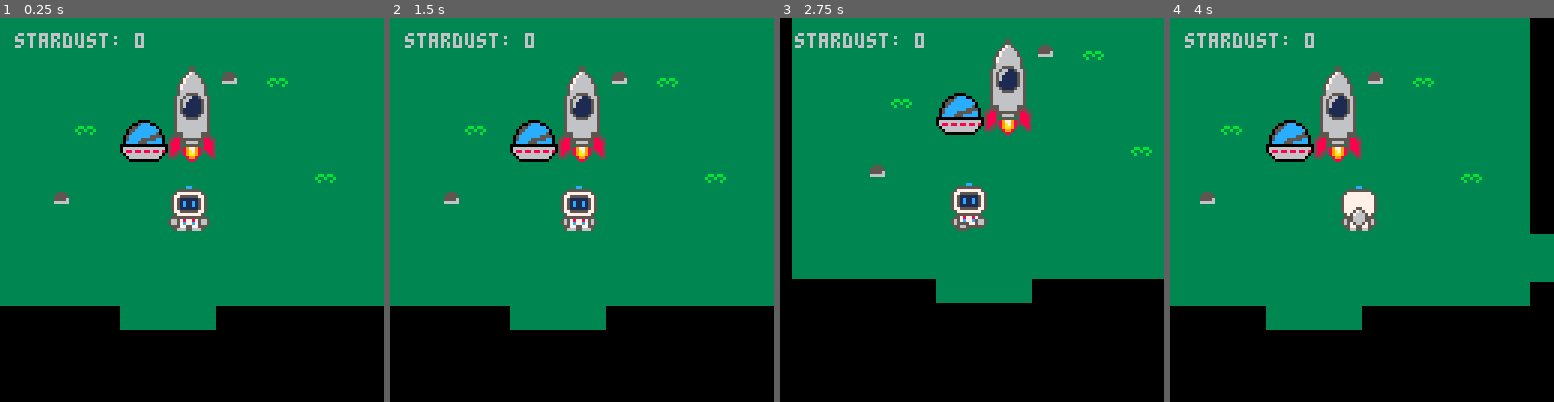
Above: before the commit, frames 1-4 (left to right).
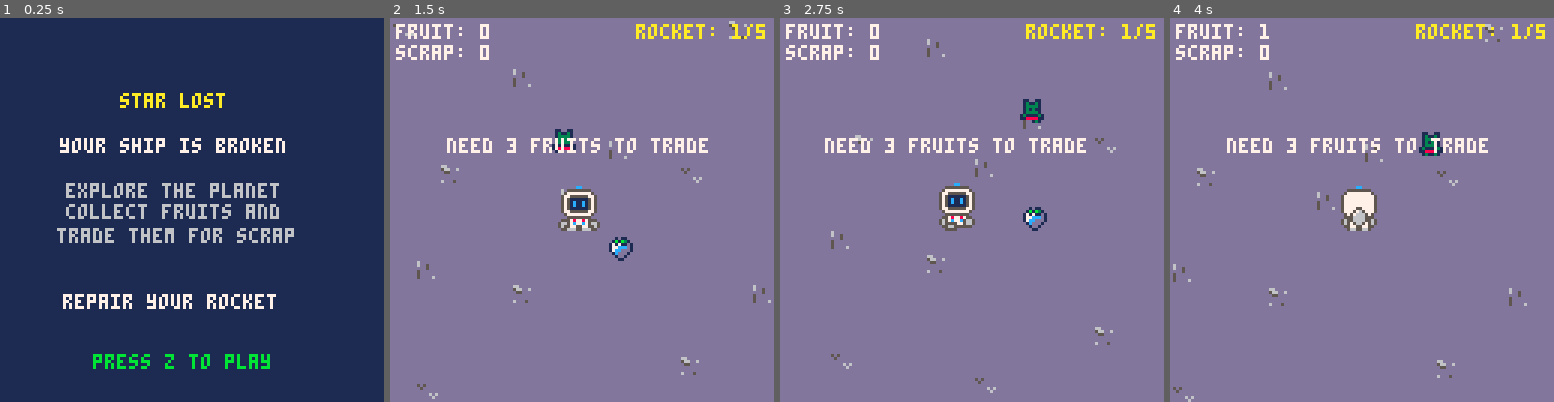
Above: after the commit, the same moments.

Repository: Hallow303/Starlost
Game: PICO-8 cartridge starlost.p8
Two runs of this game, one before a commit and one after it. Both use one fixed random seed, a clock stepped at 60 frames per second and the inputs below.
Inputs:
- Up to frame 1 (0.25 s): no input
- Up to frame 2 (1.5 s): tap O (Z key) at 0.33, 0.7, 1.43 s; tap X (X key) at 1.07 s
- Up to frame 3 (2.75 s): hold Left 1.97-2.37 s; tap X (X key) at 2.07, 2.4, 2.73 s; tap O (Z key) at 2.22 s; hold Down from 2.42 s (still down)
- Up to frame 4 (4 s): release Down at 2.82 s; hold Right 2.87-3.53 s; tap X (X key) at 3.07, 3.4, 3.73 s; tap O (Z key) at 3.1, 3.98 s; hold Up from 3.58 s (still down)

The runs differ from the first frame. In frame 1, 100% of the frame differs, in the area x 0-100%, y 0-100%; in frame 2, 99%; in frame 3, 100%; in frame 4, 99%.

Commit message:
New Update
Add mecanics

Diff:
--- a/starlost.p8
+++ b/starlost.p8
@@ -2,123 +2,492 @@
 version 43
 __lua__
 function _init()
-y=63
-x=63
-idle={0,2,4,6,8}
-anda_frente={32,34,36,38,32,40,42,44}
-anda_costa={64,66,68,70,64,72,74,76}
-anda_lado={96,98,100,102,96,104,106,108}
-anim=idle
-frame=1
-tempo=0
-direcao=1
-stardust=0
-dust_x=100
-dust_y=80
-dust_coletado=false
-cx=0
-cy=0
-dust={}
-maxd=5
-
-for i=1,maxd do
- add(dust,{x=flr(rnd(500)),y=flr(rnd(500)),collected=false})
-end
-end
-
-function _update()
-local nova_anim=idle
-local andando=false
-
-if btn(0) then
- x-=1
- nova_anim=anda_lado
- direcao=-1
- andando=true
-end
-
-if btn(1) then
- x+=1
- nova_anim=anda_lado
+ game_state="menu"
+ map_w=312
+ map_h=224
+ x=63
+ y=63
  direcao=1
- andando=true
-end
-
-if btn(2) then
- y-=1
- nova_anim=anda_costa
- andando=true
-end
-
-if btn(3) then
- y+=1
- nova_anim=anda_frente
- andando=true
-end
-
-if nova_anim!=anim then
- anim=nova_anim
+
+ fruit_count=0
+ sucata_count=0
+
+ fruits={}
+ max_fruits=4
+ fruit_sprite=129
+
+ idle={0,2,4,6,8}
+ anda_frente={32,34,36,38,32,40,42,44}
+ anda_costa={64,66,68,70,64,72,74,76}
+ anda_lado={96,98,100,102,96,104,106,108}
+
+ anim=idle
  frame=1
  tempo=0
-end
-
-tempo+=2
-
-if andando then
- if tempo>=6 then
+
+ cx=0
+ cy=0
+
+ rocket_x=240
+ rocket_y=160
+ rocket_stage=1
+
+ msg=""
+ msg_timer=0
+
+ ending_frame=1
+ ending_timer=0
+
+ npc_init()
+ fruit_init()
+end
+
+function _update()
+ if game_state=="menu" then
+  if btnp(4) then
+   game_state="playing"
+  end
+  return
+ end
+
+ if game_state=="ending" then
+  ending_timer+=1
+  if ending_timer>=6 then
+   ending_timer=0
+   ending_frame+=1
+   if ending_frame>#anda_frente then
+    ending_frame=1
+   end
+  end
+
+  if btnp(4) then
+   _init()
+  end
+  return
+ end
+
+ animation()
+ npc_update()
+ fruits_update()
+ interaction_update()
+
+ if msg_timer>0 then
+  msg_timer-=1
+ end
+end
+
+function _draw()
+ cls(1)
+
+ if game_state=="menu" then
+  menu_draw()
+  return
+ end
+
+ if game_state=="ending" then
+  ending_draw()
+  return
+ end
+
+ dcam()
+ map()
+ fruits_draw()
+ rocket_draw()
+
+ local sp=anim[frame]
+
+ if direcao==-1 and anim==anda_lado then
+  spr(sp,x,y,2,2,true)
+ else
+  spr(sp,x,y,2,2)
+ end
+
+ npc_draw()
+ player_hint()
+
+ camera()
+ hud_draw()
+end
+
+
+function menu_draw()
+ print("star lost",40,25,10)
+ print("your ship is broken",20,40,7)
+ print("explore the planet",22,55,6)
+ print("collect fruits and",22,62,6)
+ print("trade them for scrap",19,70,6)
+ print("repair your rocket",21,92,7)
+ print("press z to play",31,112,11)
+end
+
+function animation()
+ local nova_anim=idle
+ local andando=false
+
+ if btn(0) then
+  x-=1
+  nova_anim=anda_lado
+  direcao=-1
+  andando=true
+ end
+
+ if btn(1) then
+  x+=1
+  nova_anim=anda_lado
+  direcao=1
+  andando=true
+ end
+
+ if btn(2) then
+  y-=1
+  nova_anim=anda_costa
+  andando=true
+ end
+
+ if btn(3) then
+  y+=1
+  nova_anim=anda_frente
+  andando=true
+ end
+
+ x=mid(0,x,map_w-16)
+ y=mid(0,y,map_h-16)
+
+ if nova_anim!=anim then
+  anim=nova_anim
+  frame=1
   tempo=0
-  frame+=1
-  if frame>#anim then
-   frame=1
-  end
- end
-else
- if tempo>=8 then
-  tempo=0
-  frame+=1
-  if frame>#anim then
-   frame=1
-  end
- end
-end
-
-for d in all(dust) do
- if not d.collected then
-  if abs(x-d.x)<9 and abs(y-d.y)<9 then
-   d.collected=true
-   stardust+=1
-  end
- end
-end
+ end
+
+ tempo+=2
+
+ if andando then
+  if tempo>=6 then
+   tempo=0
+   frame+=1
+   if frame>#anim then
+    frame=1
+   end
+  end
+ else
+  if tempo>=8 then
+   tempo=0
+   frame+=1
+   if frame>#anim then
+    frame=1
+   end
+  end
+ end
 end
 
 function dcam()
-cx=x-63+8
-cy=y-63+8
-camera(cx,cy)
-end
-
-function _draw()
-cls()
-map()
-
-for d in all(dust) do
- if not d.collected then
-  spr(78,d.x,d.y)
- end
-end
-
-local sp=anim[frame]
-dcam()
-
-if direcao==-1 and anim==anda_lado then
- spr(sp,x,y,2,2,true)
-else
- spr(sp,x,y,2,2)
-end
-
-print("stardust: "..stardust,cx+5,cy+5)
-end
+ cx=mid(0,x-63+8,map_w-128)
+ cy=mid(0,y-63+8,map_h-128)
+ camera(cx,cy)
+end
+-->8
+function npc_init()
+ anda_lado_npc={144,145,144,146}
+ anda_frente_npc={160,161,160,162}
+ anda_costa_npc={176,177,176,178}
+
+ npcs={
+  {x=45,y=45,color=8},
+  {x=135,y=55,color=9},
+  {x=270,y=45,color=10},
+  {x=75,y=175,color=11},
+  {x=190,y=180,color=12}
+ }
+
+ for n in all(npcs) do
+  n.dir="lado"
+  n.estado="andando"
+  n.direcao=1
+  n.vel=0.5
+  n.tempo=30+flr(rnd(90))
+  n.frame=1
+  n.anim_tempo=0
+ end
+end
+
+function npc_update()
+ for n in all(npcs) do
+  n.tempo-=1
+
+  if n.tempo<=0 then
+   local escolha=flr(rnd(5))
+
+   if escolha==0 then
+    n.estado="parado"
+   elseif escolha==1 then
+    n.estado="andando"
+    n.dir="frente"
+   elseif escolha==2 then
+    n.estado="andando"
+    n.dir="costa"
+   elseif escolha==3 then
+    n.estado="andando"
+    n.dir="lado"
+    n.direcao=1
+   elseif escolha==4 then
+    n.estado="andando"
+    n.dir="lado"
+    n.direcao=-1
+   end
+
+   n.tempo=30+flr(rnd(90))
+  end
+
+  if n.estado=="andando" then
+   if n.dir=="frente" then
+    n.y+=n.vel
+   elseif n.dir=="costa" then
+    n.y-=n.vel
+   elseif n.dir=="lado" then
+    n.x+=n.vel*n.direcao
+   end
+
+   n.anim_tempo+=1
+
+   if n.anim_tempo>=6 then
+    n.anim_tempo=0
+    n.frame+=1
+    if n.frame>4 then
+     n.frame=1
+    end
+   end
+  else
+   n.frame=1
+   n.anim_tempo=0
+  end
+
+  n.x=mid(0,n.x,map_w-8)
+  n.y=mid(0,n.y,map_h-8)
+ end
+end
+
+function npc_draw()
+ for n in all(npcs) do
+  local a
+
+  if n.dir=="frente" then
+   a=anda_frente_npc
+  elseif n.dir=="costa" then
+   a=anda_costa_npc
+  else
+   a=anda_lado_npc
+  end
+
+  pal(2,n.color)
+  pal(13,n.color)
+
+  spr(a[n.frame],n.x,n.y,1,1,
+   n.dir=="lado" and n.direcao==-1)
+
+  pal()
+ end
+end
+
+function fruit_init()
+ for i=1,max_fruits do
+  spawn_fruit()
+ end
+end
+
+function spawn_fruit()
+ local fx=flr(rnd(map_w-8))
+ local fy=flr(rnd(map_h-8))
+
+ add(fruits,{x=fx,y=fy})
+end
+
+function fruits_update()
+ for i=#fruits,1,-1 do
+  local f=fruits[i]
+
+  if x<f.x+8 and
+     x+16>f.x and
+     y<f.y+8 and
+     y+16>f.y then
+
+   fruit_count+=1
+   deli(fruits,i)
+   spawn_fruit()
+  end
+ end
+end
+
+function fruits_draw()
+ for f in all(fruits) do
+  spr(fruit_sprite,f.x,f.y)
+ end
+end
+
+function perto(px,py,pw,ph,tx,ty,tw,th,m)
+ return px<tx+tw+m and
+        px+pw>tx-m and
+        py<ty+th+m and
+        py+ph>ty-m
+end
+
+function nearby_npc()
+ for n in all(npcs) do
+  if perto(x,y,16,16,n.x,n.y,8,8,12) then
+   return n
+  end
+ end
+ return nil
+end
+
+function near_rocket()
+ return perto(x,y,16,16,rocket_x,rocket_y,16,32,12)
+end
+
+function interaction_update()
+ if btnp(5) then
+  local n=nearby_npc()
+
+  if n then
+   if fruit_count>=3 then
+    fruit_count-=3
+    sucata_count+=1
+   else
+    show_message("need 3 fruits to trade")
+   end
+
+  elseif near_rocket() then
+   repair_rocket()
+  end
+ end
+
+ if btnp(4) and
+    rocket_stage==5 and
+    near_rocket() then
+  game_state="ending"
+  ending_frame=1
+  ending_timer=0
+ end
+end
+-->8
+function show_message(t)
+ msg=t
+ msg_timer=90
+end
+
+function repair_rocket()
+ if rocket_stage>=5 then
+  return
+ end
+
+ local custo=0
+
+ if rocket_stage==1 then
+  custo=2
+ elseif rocket_stage==2 then
+  custo=1
+ elseif rocket_stage==3 then
+  custo=2
+ elseif rocket_stage==4 then
+  custo=1
+ end
+
+ if sucata_count>=custo then
+  sucata_count-=custo
+  rocket_stage+=1
+ else
+  local falta=custo-sucata_count
+  show_message("need "..falta.." more scrap")
+ end
+end
+
+function rocket_draw()
+ local corpo=131
+ local base=163
+
+ if rocket_stage==2 then
+  corpo=133
+  base=165
+ elseif rocket_stage==3 then
+  corpo=135
+  base=167
+ elseif rocket_stage==4 then
+  corpo=137
+  base=169
+ elseif rocket_stage==5 then
+  corpo=139
+  base=171
+ end
+
+ spr(corpo,rocket_x,rocket_y,2,2)
+ spr(base,rocket_x,rocket_y+16,2,2)
+end
+
+function player_hint()
+ local perto_npc=nearby_npc()!=nil
+ local perto_foguete=near_rocket()
+
+ if msg_timer>0 then
+  local tx=x+8-(#msg*2)
+  print(msg,tx,y-15,7)
+  return
+ end
+
+ if perto_npc or perto_foguete then
+  if perto_foguete and rocket_stage==5 and not perto_npc then
+   print("z",x+6,y-9,11)
+  else
+   print("❎",x+4,y-8)
+  end
+ end
+end
+
+function hud_draw()
+ print("fruit: "..fruit_count,2,2,7)
+ print("scrap: "..sucata_count,2,9,7)
+ print("rocket: "..rocket_stage.."/5",82,2,10)
+end
+
+function ending_draw()
+ cls(1)
+ print("mission complete",29,12,10)
+ spr(anda_frente[ending_frame],56,38,2,2)
+ print("your rocket is repaired",15,72,7)
+ print("you can finally leave!",20,83,7)
+ print("thanks for playing!",25,101,11)
+ print("press z to play again",20,117,6)
+end
+…(32 lines of a section not shown)…
 
 
 
@@ -315,17 +684,38 @@
 
 
 __map__
-0c0c0c0c0c0c0c0c0c0c0c0c0c0c0c0c0c000000000000000000000000000000000000000000000000000000000000000000000000000000000000000000000000000000000000000000000000000000000000000000000000000000000000000000000000000000000000000000000000000000000000000000000000000000
-0c0c0c0c0c0c0c0c0c0c0c0c0c0c0c0c0c000000000000000000000000000000000000000000000000000000000000000000000000000000000000000000000000000000000000000000000000000000000000000000000000000000000000000000000000000000000000000000000000000000000000000000000000000000
-0c0c0c0c0c0c0c0c0c0c0c0c0c0c0c0c0c000000000000000000000000000000000000000000000000000000000000000000000000000000000000000000000000000000000000000000000000000000000000000000000000000000000000000000000000000000000000000000000000000000000000000000000000000000
-0c0c0c0c0c0c0c0c0e0f0d0c1c0c0c0c0c000000000000000000000000000000000000000000000000000000000000000000000000000000000000000000000000000000000000000000000000000000000000000000000000000000000000000000000000000000000000000000000000000000000000000000000000000000
-0c0c0c0c0c0c0c0c1e1f0c0c0c0c0c0c0c000000000000000000000000000000000000000000000000000000000000000000000000000000000000000000000000000000000000000000000000000000000000000000000000000000000000000000000000000000000000000000000000000000000000000000000000000000
-0c0c0c0c1c0c0a0b2e2f0c0c0c0c0c0c0c000000000000000000000000000000000000000000000000000000000000000000000000000000000000000000000000000000000000000000000000000000000000000000000000000000000000000000000000000000000000000000000000000000000000000000000000000000
-0c0c0c0c0c0c1a1b3e3f0c0c0c0c0c0c0c000000000000000000000000000000000000000000000000000000000000000000000000000000000000000000000000000000000000000000000000000000000000000000000000000000000000000000000000000000000000000000000000000000000000000000000000000000
-0c0c0c0c0c0c0c0c0c0c0c0c0c0c1c0c0c000000000000000000000000000000000000000000000000000000000000000000000000000000000000000000000000000000000000000000000000000000000000000000000000000000000000000000000000000000000000000000000000000000000000000000000000000000
-0c0c0c0d0c0c0c0c0c0c0c0c0c0c0c0c0c000000000000000000000000000000000000000000000000000000000000000000000000000000000000000000000000000000000000000000000000000000000000000000000000000000000000000000000000000000000000000000000000000000000000000000000000000000
-0c0c0c0c0c0c0c0c0c0c0c0c0c0c0c0c0c000000000000000000000000000000000000000000000000000000000000000000000000000000000000000000000000000000000000000000000000000000000000000000000000000000000000000000000000000000000000000000000000000000000000000000000000000000
-0c0c0c0c0c0c0c0c0c0c0c0c0c0c0c0c0c0c0000000000000000000000000000000000000000000000000000000000000000000000000000000000000000000000000000000000000000000000000000000000000000000000000000000000000000000000000000000000000000000000000000000000000000000000000000
-0c0c0c0c0c0c0c0c0c0c0c0c0c0c0c0c0c0c0000000000000000000000000000000000000000000000000000000000000000000000000000000000000000000000000000000000000000000000000000000000000000000000000000000000000000000000000000000000000000000000000000000000000000000000000000
-0c0c0c0c0c0c0c0c0c0c0c0c0c0c0c0c0c000000000000000000000000000000000000000000000000000000000000000000000000000000000000000000000000000000000000000000000000000000000000000000000000000000000000000000000000000000000000000000000000000000000000000000000000000000
-0000000000000c0c0c0c00000000000000000000000000000000000000000000000000000000000000000000000000000000000000000000000000000000000000000000000000000000000000000000000000000000000000000000000000000000000000000000000000000000000000000000000000000000000000000000
+0a0a0a0a0a0a0a0a0a0a0a0a0a0a0a0a0a0a0a0a0a0a0a0a0a0a0a0a0a0a0a0a0c0c0c0c0c0c0c0000000000000000000000000000000000000000000000000000000000000000000000000000000000000000000000000000000000000000000000000000000000000000000000000000000000000000000000000000000000
+0a0b0a0a0a0a0a0a0a0a0a0a0a0a0a1a0a0a0a0a0a0a0a0a0a0a0a0a0a0a0a0a0c0c0c0c0c0c0c0000000000000000000000000000000000000000000000000000000000000000000000000000000000000000000000000000000000000000000000000000000000000000000000000000000000000000000000000000000000
+0a0a0a0a0a0a0a0a0a0a0a0a0a0a0a0a0a0a0a0a0a0a0a0a0a0a0a0a1b0a0a0a0c0c0c0c0c0c0c0000000000000000000000000000000000000000000000000000000000000000000000000000000000000000000000000000000000000000000000000000000000000000000000000000000000000000000000000000000000
+0a0a0a0a0a0a1b0a0a0a0a0a0a0a0a0a0a0a0a0a0a0a0a0a0a0a0a0a0a0a0a0a0c0c0c1b0c0c0c0000000000000000000000000000000000000000000000000000000000000000000000000000000000000000000000000000000000000000000000000000000000000000000000000000000000000000000000000000000000
+0a0a0a0c0c0c0c0a0a0a0a0a0a0a0a0a0a0a0a0a0a0a0a0a0a0b0a0a0a0a0a0a0c0c0c0c0c0c0c0000000000000000000000000000000000000000000000000000000000000000000000000000000000000000000000000000000000000000000000000000000000000000000000000000000000000000000000000000000000
+0a0a0a0a0c0c0c0c0c0a0a0a0a0a0a0a0a0a0a0a0a0a0a0a0a0a0a0a0a0a0a0a0c0c0c0c0c0c0c0000000000000000000000000000000000000000000000000000000000000000000000000000000000000000000000000000000000000000000000000000000000000000000000000000000000000000000000000000000000
+0a0a0a0a0a0c0a0c0c0c1b0a0a0a0a0a0a0a0a1a0a0a0a0a0a0a0a0a0a0a0a0a1b0c0c0c0c0c0c0000000000000000000000000000000000000000000000000000000000000000000000000000000000000000000000000000000000000000000000000000000000000000000000000000000000000000000000000000000000
+0a0a0a1a0a0c0a0c0c0a0a0a0a0b0a0a0a0a0a0a0a0a0a0a0a0a0a0a0a0a0a0a0c0c0c0c0c0c0c0000000000000000000000000000000000000000000000000000000000000000000000000000000000000000000000000000000000000000000000000000000000000000000000000000000000000000000000000000000000
+0a0a0a0a0c0a0a0a1b0c0a0a0a0a0a0a0a0a0a0a0a0a0a0a0a0a0a1b0a0a0a0a0c0c0c0c0c0c0c0000000000000000000000000000000000000000000000000000000000000000000000000000000000000000000000000000000000000000000000000000000000000000000000000000000000000000000000000000000000
+0a0a0a0a0a0a0a0a0a0a0a0a0a0a0a0a0a0a0a1a0a0a0a0c0c0c0a0a0a0a0a0a0c0c0c0c0c0c0c0000000000000000000000000000000000000000000000000000000000000000000000000000000000000000000000000000000000000000000000000000000000000000000000000000000000000000000000000000000000
+0a0a0a0a0a0a0a0a0a0a0a0a0a0a0a0a0a0a0a0a0a0a0a0c0c0c0a0a0a0a0a0a0c0c0c1b0c0c0c0000000000000000000000000000000000000000000000000000000000000000000000000000000000000000000000000000000000000000000000000000000000000000000000000000000000000000000000000000000000
+0a0a1b0a0a0a0a0a0a0a0a0a0a0a0a0a0a0a0a0a0a0a0c0c0a0c0c0c0c0a0a0a0c0c0c0c0c0c0c0000000000000000000000000000000000000000000000000000000000000000000000000000000000000000000000000000000000000000000000000000000000000000000000000000000000000000000000000000000000
+0a0a0a0a0a0a1a0a0a0a0a0a0a0a0a0a1b0a0a0a0a0a0c0a0a0a0a0a0c0c0c1b0c0c0c0c0c0c0c0000000000000000000000000000000000000000000000000000000000000000000000000000000000000000000000000000000000000000000000000000000000000000000000000000000000000000000000000000000000
+0a0a0a0a0a0a0c0c0c0c0a0a0a0a0a0a0a0a0a0a0a0c0a0a1a0a0a0a0a0c0c0a0c0c0c0c0c0c0c0000000000000000000000000000000000000000000000000000000000000000000000000000000000000000000000000000000000000000000000000000000000000000000000000000000000000000000000000000000000
+0a0a0a0a0a0a0a0a0a0a0a0a0a0a0a0a0a0a0a0a0a0a0a0a0a0a0a0a0a0a0a0a0c0c0c0c0c0c0c0000000000000000000000000000000000000000000000000000000000000000000000000000000000000000000000000000000000000000000000000000000000000000000000000000000000000000000000000000000000
+0a0a0a0a0a0a0a0a0a0a0a0a0a1a0a0a0a0a0a0a0a0c0c0c0a0a0a0a0a0a0a0a0c0c0c0c0c0c0c0000000000000000000000000000000000000000000000000000000000000000000000000000000000000000000000000000000000000000000000000000000000000000000000000000000000000000000000000000000000
+0a0a0b0a0a0a0a0a0a0a0a0a0a0a0a0a0a0a0a0a0a0c0c0c0a0a0a0a1b0a0a0a0c0c0c0c0c0c0c0000000000000000000000000000000000000000000000000000000000000000000000000000000000000000000000000000000000000000000000000000000000000000000000000000000000000000000000000000000000
+0a0a0a0a0a0a0a0a0b0a0a0a0a0a0a0a0a1a0a0a0a0c1a0c0a0a0a0a0a0a0a0a0c0c0c0c1a0c0c0000000000000000000000000000000000000000000000000000000000000000000000000000000000000000000000000000000000000000000000000000000000000000000000000000000000000000000000000000000000
+0a0a0a0a0a0a0a0a0a0a0a0a0a0a0a0a0a0a0a0a0a0c0c0a0a0a0a0a0a0a0a1b0c0c0c0c0c0c0c0000000000000000000000000000000000000000000000000000000000000000000000000000000000000000000000000000000000000000000000000000000000000000000000000000000000000000000000000000000000
+0c0c0c0c0c0c0c0c0c0c0c0c0c0c0c0c0c0c0c0c0c0c0c0c0c0c0c0c0c0c0c0c0c0c0c0c0c0c0c0000000000000000000000000000000000000000000000000000000000000000000000000000000000000000000000000000000000000000000000000000000000000000000000000000000000000000000000000000000000
+0c0c0c0c0c0c0c0c0c0c0c0c0c0c0c0c0c0c0c0c0c0c0c0c0c0b0c0c0c0c0c0c1b0c0c0c0c0c0c0000000000000000000000000000000000000000000000000000000000000000000000000000000000000000000000000000000000000000000000000000000000000000000000000000000000000000000000000000000000
+0c0c0c0c1a0c0c0c0c0c0c0c0c0c0c0c0c0b0c0c0c0c0c0c0c0c0c0c0c0c0c0c0c0c0c0c0c0c0c0000000000000000000000000000000000000000000000000000000000000000000000000000000000000000000000000000000000000000000000000000000000000000000000000000000000000000000000000000000000
+0c0c0c0c0c0c0c0c0c0c0c0c0c0c0c0c0c0c0c0c0c0c0c0c0c0c0c0c0c0c0c0c0c0c0c0c0c0c0c0000000000000000000000000000000000000000000000000000000000000000000000000000000000000000000000000000000000000000000000000000000000000000000000000000000000000000000000000000000000
+0c0c0c0c0c0c0c0c0c0c1b0c0c0c0c0c0c0c0c0c0c0c0c0c0c0c0c0c0c0c0c0c0c0c0c0c1b0c0c0000000000000000000000000000000000000000000000000000000000000000000000000000000000000000000000000000000000000000000000000000000000000000000000000000000000000000000000000000000000
+0c0c0c0c0c0c0c0c0c0c0c0c0c0c0c0c0c0c0c0c0c0c0c1a0c0c0c0c0c0c0c0c0c0c0c0c0c0c0c0000000000000000000000000000000000000000000000000000000000000000000000000000000000000000000000000000000000000000000000000000000000000000000000000000000000000000000000000000000000
+0c0c0c0c0c0c0c0c0c0c0c0c0c0c0c0c0c0c0c0c0c0c0c0c0c0c0c0c0c0c0c0c0c0c0c0c0c0c0c0000000000000000000000000000000000000000000000000000000000000000000000000000000000000000000000000000000000000000000000000000000000000000000000000000000000000000000000000000000000
+0c0c0c0c0c1b0c0c0c0c0c0c0c1a0c0c0c0c0c0c0c0c0c0c0c0c0c0c0c0c0c1b0c0c0c0c0c0c0c0000000000000000000000000000000000000000000000000000000000000000000000000000000000000000000000000000000000000000000000000000000000000000000000000000000000000000000000000000000000
+0c0c0c0c0c0c0c0c0c0c0c0c0c0c0c0c0c0c0c0c0c0c0c0c0c0c0c0c1b0c0c0c0c0c0c0c0c0c0c0000000000000000000000000000000000000000000000000000000000000000000000000000000000000000000000000000000000000000000000000000000000000000000000000000000000000000000000000000000000
+…(7 lines of a section not shown)…
Not shown, changed: 112 lines of the sprite sheet (__gfx__) section of starlost.p8
Not shown, changed: the music (__music__) section of starlost.p8
Not shown, changed: the sound effects (__sfx__) section of starlost.p8
